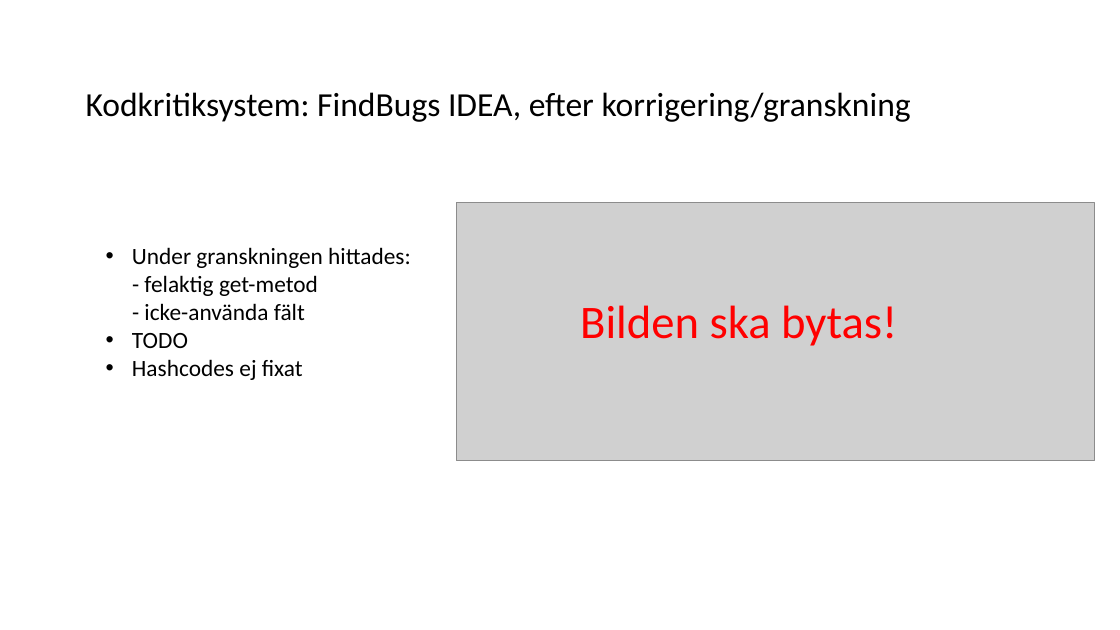
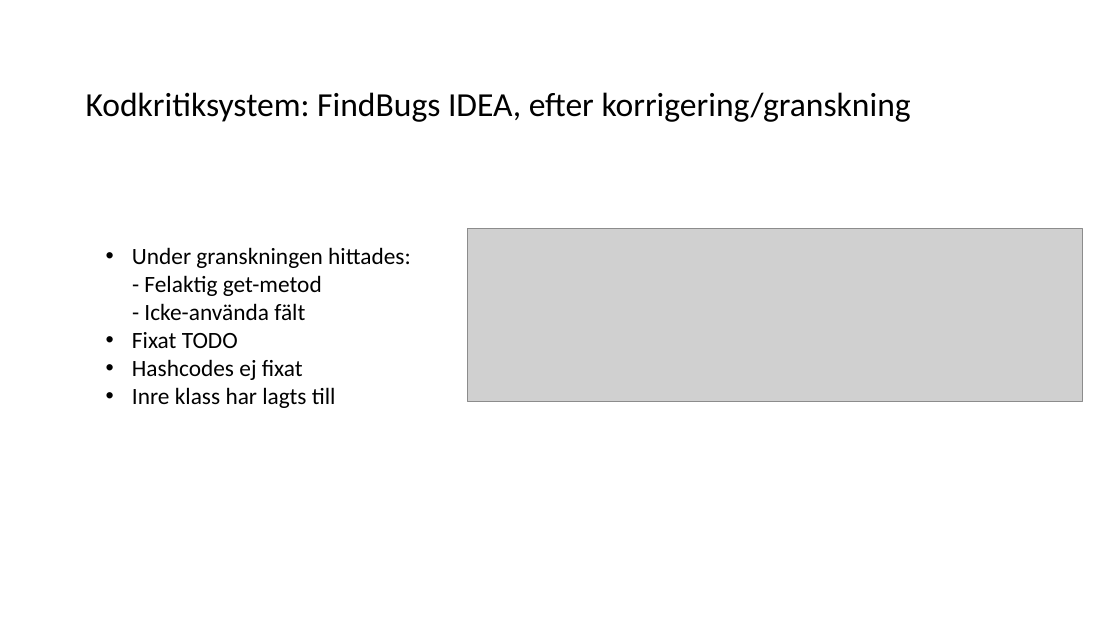
Before and after one commit to hampusidstam/InteGame, a slide deck: slide 30 of docs/Slutredovisning_grp5_v8.pptx. Drawn at 1120x630 pixels with LibreOffice and Linux fonts; fonts in the diff are those of the drawing; grey boxes stand for pictures. Boxes give left, top, right and bottom in pixels: in the first picture for what was removed or moved away, otherwise in the second. Text is boxed around its words. In the diff, an @@ line names an element or a change of style, - is before the commit and + after.

Commit message:
Updated FindBugs results after inspection, also changed one of my tdd examples.

```diff
--- a/docs/Slutredovisning_grp5_v8.pptx
+++ b/docs/Slutredovisning_grp5_v8.pptx
@@ picture: place and size @@
-picture at [456,203,1095,461]
+picture at [467,229,1082,402]
@@ text at [132,275,322,348]: text changed @@
-- felaktig get-metod
-- icke-använda fält
-• TODO
+- Felaktig get-metod
+- Icke-använda fält
+• Fixat TODO
@@ text removed at [580,305,897,346] @@
-Bilden ska bytas!
@@ text at [132,387,336,408]: paragraph added @@
+• Inre klass har lagts till
```
Also in this commit, not shown: 1 other slide changed, 1 slide added, 1 slide removed.
